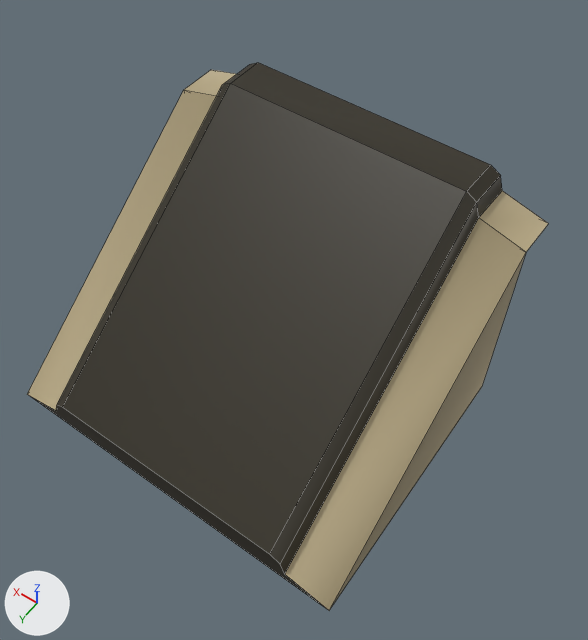
The FBX model Assets/Art/Models/Road Tiles/Road_RampShort.fbx as it was, and as the next commit left it.
Rendered twice from a 50 mm camera at (-0.243, 0.3, 0.563) aimed at (-0.029, 0.002, 0.095). The axes (+X, +Y, +Z) are drawn at lower left. The lights are the same throughout. Mesh edges are drawn as thin lines. Where no turn or scale is listed for an object, it has been applied to the vertices.

In view in the first picture: 'RoadRamp_Short'.
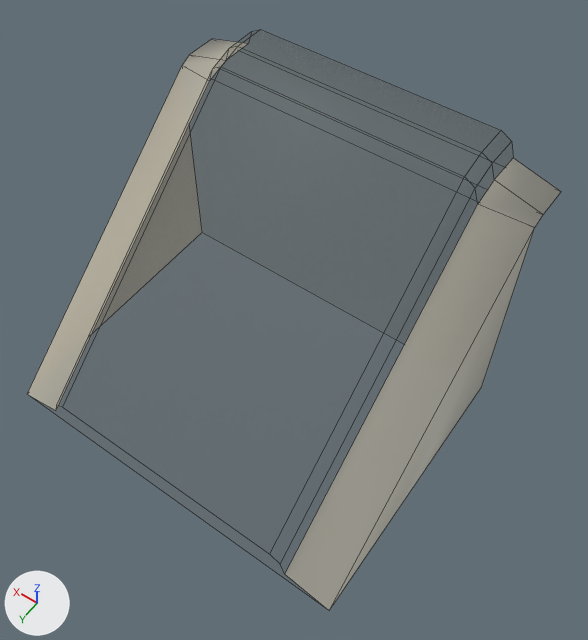
Commit message: Ramp adjustments

Boxes [x1, y1, x2, y2] around the edits, measured in the pictures (588 x 640 px):
'RoadRamp_Short', surface changed, reshaped (brown to grey)
    before: [27, 63, 548, 610]
    after: [27, 39, 561, 610]
part 1 of me_cylinder_415, built on
    before: [184, 63, 548, 252]
    after: [183, 39, 561, 228]
part 2 of me_cylinder_415, surface changed (beige to grey)
    before: [27, 83, 526, 610]
    after: [27, 65, 534, 610]
part 3 of me_cylinder_415, recoloured (brown to grey)
    before: [27, 254, 526, 610]
    after: [92, 127, 535, 609]

The change, as a list of edits to the scene's bpy script:
```text
Change img_road00_noline_png:
    img_road00_noline_png: load_image('Road00_NoLine.png', '../../Textures/Road00_NoLine.png', 1024, 1024, 'sRGB') -> load_image('Road00_NoLine.png', '../../Textures/Road00_NoLine.png', 1024, 1024, 'Non-Color')
Add mat_road_006:
    mat_road_006 = bpy.data.materials.new('Road.006')
    # uses the picture img_road00_noline_png
Change me_cylinder_415:
    used by ob_roadramp_short; location = (0.0, 0.0, 0.0)
    remove me_cylinder_415.from_pydata(...)  # 26 vertices, 20 faces; spans x -0.154..0.147, y -0.127..0.133, z -0.001..0.19
    add me_cylinder_415.from_pydata(...)  # 34 vertices, 28 faces; spans x -0.154..0.147, y -0.131..0.133, z -0.001..0.216
    me_cylinder_415 part 1
    8 vertices are removed from x -0.154..0.146, y -0.127..-0.125, z 0.163..0.19
    9 faces are deleted
    6 vertices in x -0.115..0.11, y -0.093..-0.092, z 0.173..0.19 move by (0.0, 0.009, 0.019)
    2 vertices move from x -0.153..0.147, y -0.094..-0.091, z 0.163 to x -0.153..0.147, y -0.095..-0.093, z 0.184
    16 vertices are added at x -0.154..0.147, y -0.131..-0.102, z 0.189..0.216
    17 new faces join them
    me_cylinder_415 part 2: 7 kept faces spanning x -0.153..0.147, y -0.095..0.133, z -0.001..0.209 get new texture (UV) coordinates
    me_cylinder_415 part 3: 11 faces spanning x -0.153..0.147, y -0.095..0.133, z -0.001..0.209 switch from mat_road_001 (picture img_road00_noline_png) to mat_road_006
```
